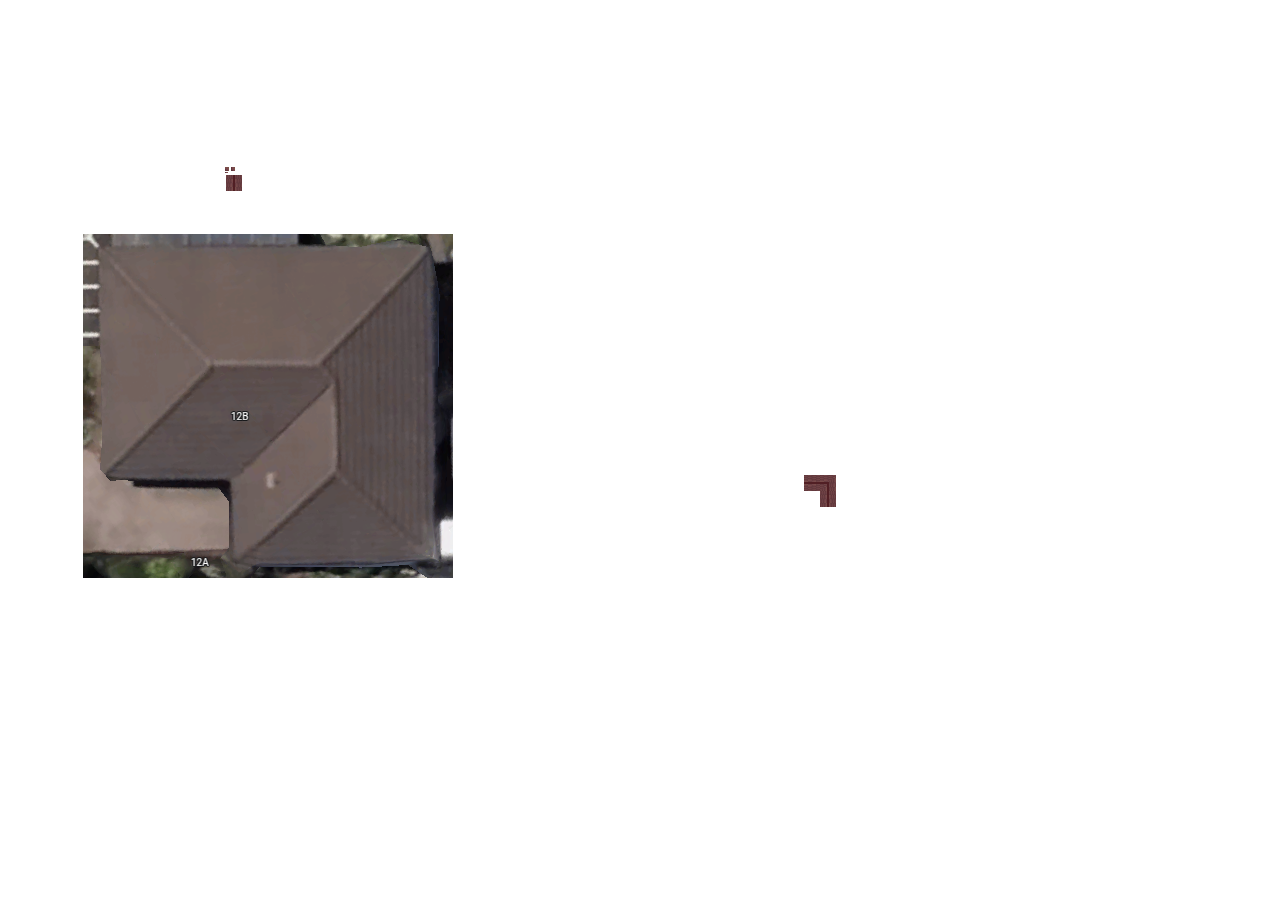
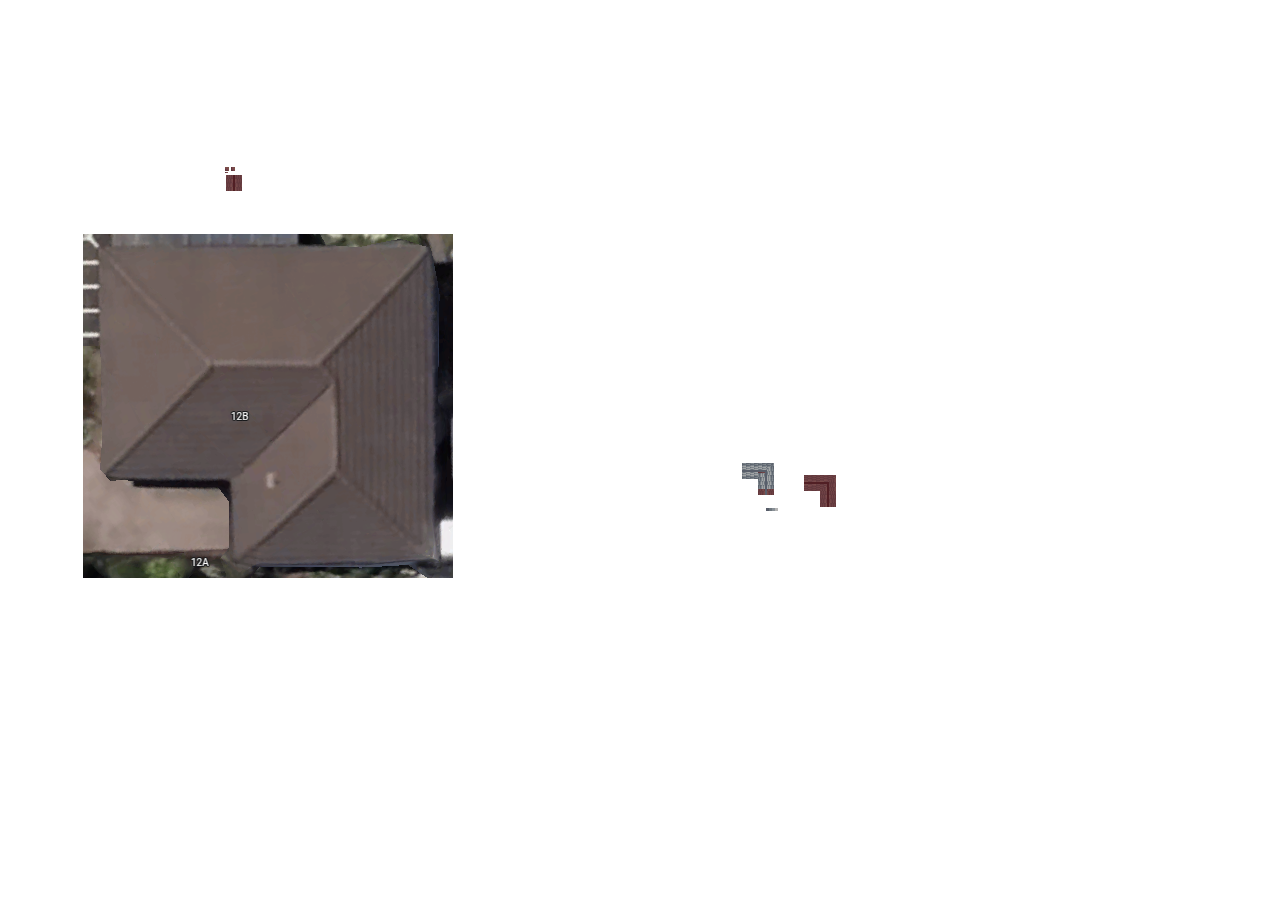
Two versions of the same layered image (1280×900). Layer-by-layer changes:
added layer "TopRightCorner" above "TopLeftRegion" over [758, 463, 774, 479]
added layer "TopLeftRegion" above "BottomRightRegion" over [742, 463, 758, 479]
added layer "BottomRightRegion" above "Pasted Layer #1" over [758, 473, 774, 489]
added layer "Pasted Layer #1" above "grayroof" over [758, 479, 765, 486]
added layer "grayroof" above "red roof" over [742, 463, 778, 511]
